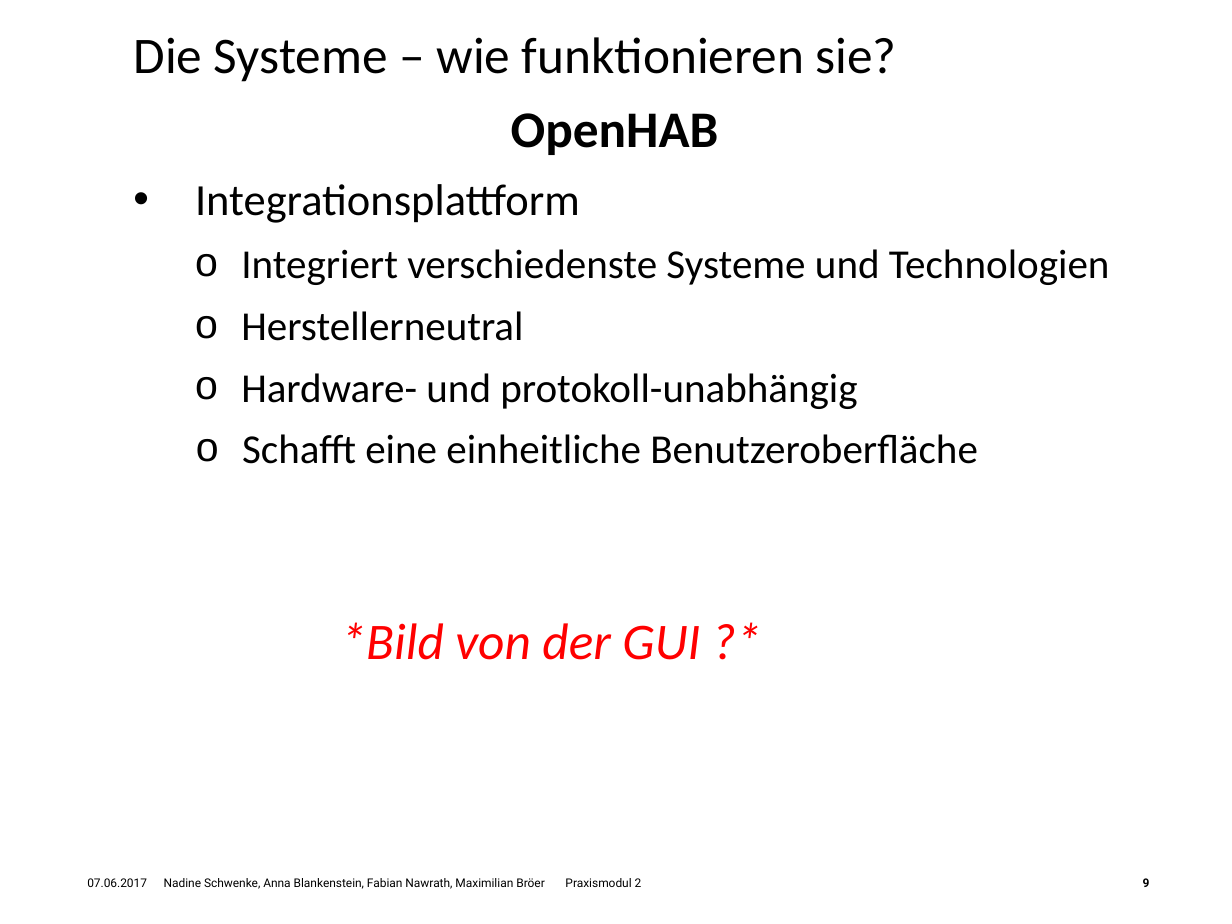
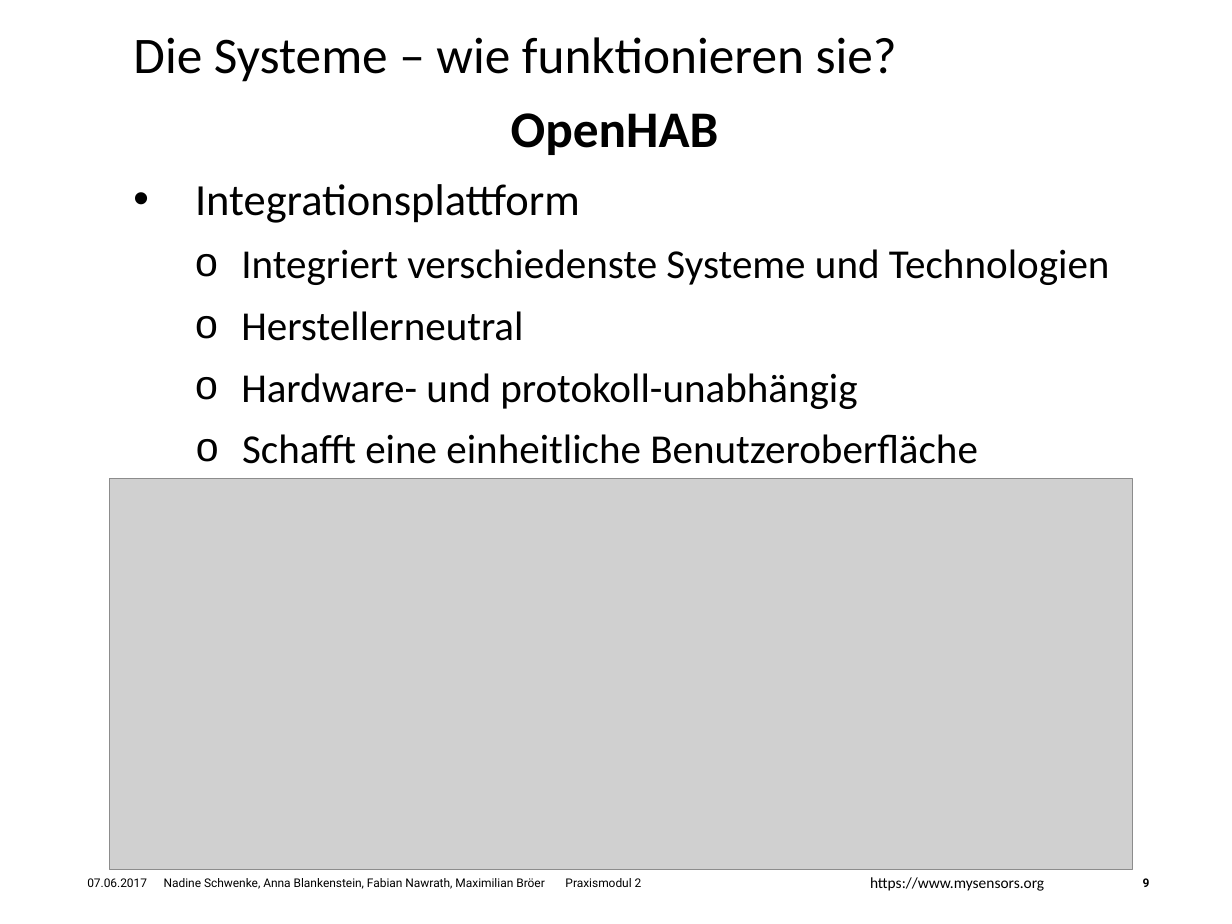
Before and after one commit to Nawygator/Praxisseminar, a slide deck: slide 9 of HSHL_Hausautomationssysteme.potx.pptx. Drawn at 1232x924 pixels with LibreOffice and Linux fonts; fonts in the diff are those of the drawing; grey boxes stand for pictures; background and template pictures are left out. Boxes give left, top, right and bottom in pixels: in the first picture for what was removed or moved away, otherwise in the second. Text is boxed around its words. In the diff, an @@ line names an element or a change of style, - is before the commit and + after.

```diff
--- a/HSHL_Hausautomationssysteme.potx.pptx
+++ b/HSHL_Hausautomationssysteme.potx.pptx
@@ picture added at (110,478,1132,870) @@
@@ text removed at (341,622,700,660) @@
-*Bild von der GUI ?*
@@ text added at (870,877,1044,891), 9 pt, text #000000 @@
+https://www.mysensors.org
```
Also in this commit, not shown: 1 other file.
